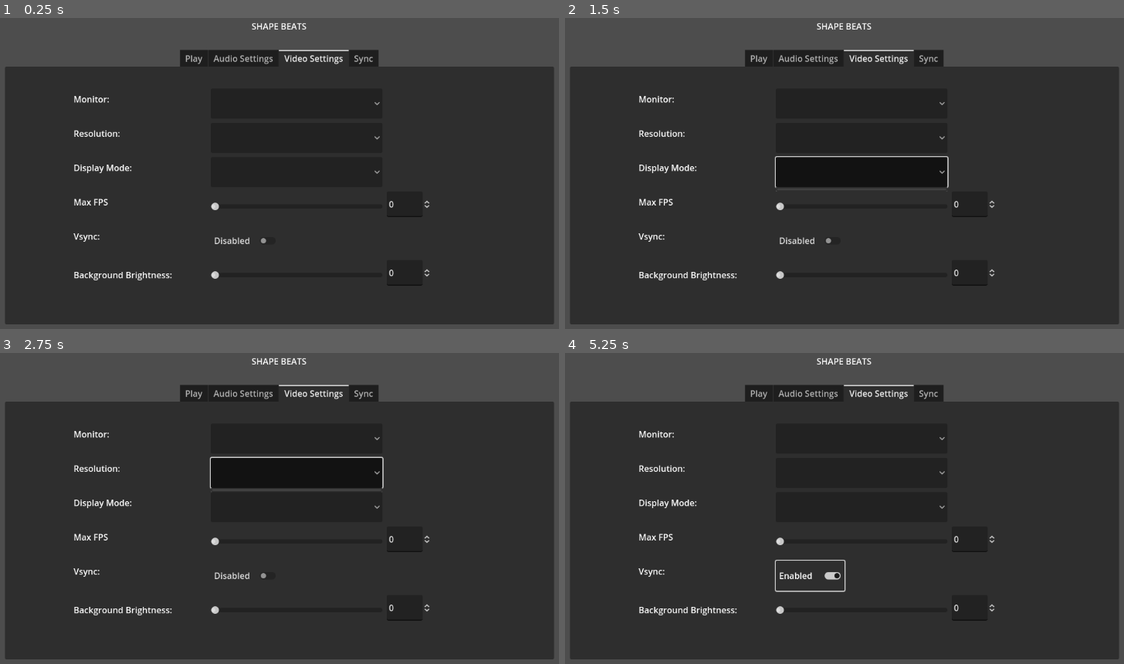
Above: before the commit, frames 1-4 (two rows, left to right).
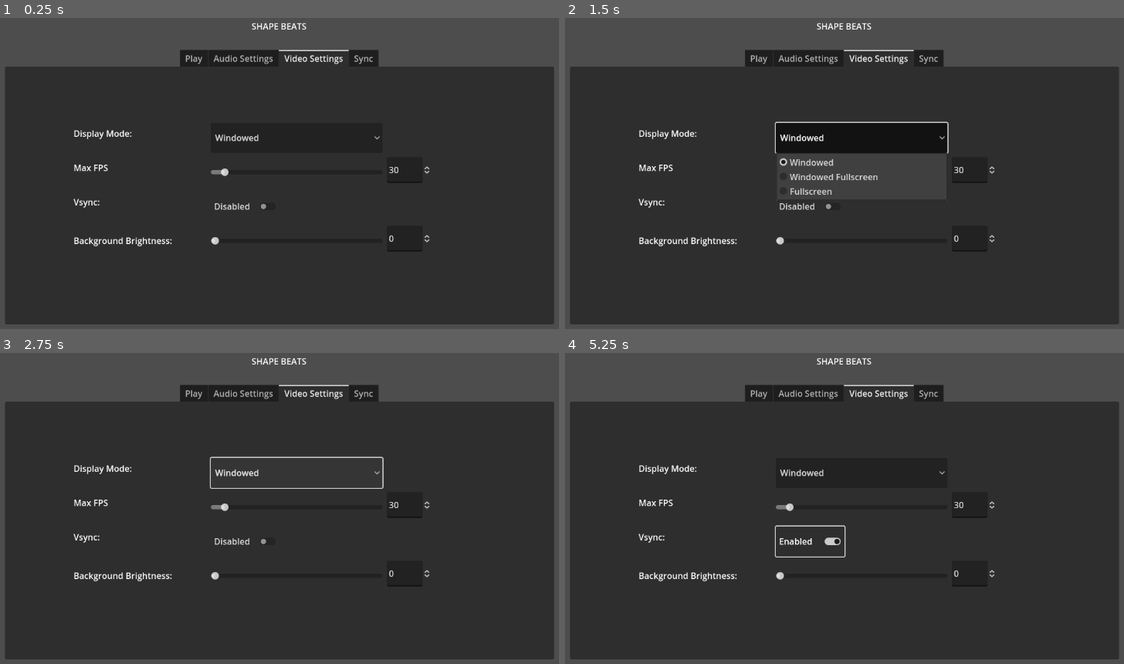
Above: after the commit, the same moments.

Repository: SucellosMusic/first-rhythm-game
Game: Godot game, scene res://Scenes/Menus/main_menu.tscn
Same seed, same stepped clock (60 frames per second), same inputs: the game is played once before the commit and once after it. This scene is started directly instead of the project's main scene.
Inputs (mouse positions are in pixels of both pictures, inside the frame that each line leads up to; where the layout moved, square brackets give the same spot in the first picture):
- Up to frame 1 (0.25 s): no input
- Up to frame 2 (1.5 s): click (861, 105) at 0.52 s; click (861, 139) [861, 173] at 1.25 s
- Up to frame 3 (2.75 s): click (296, 474) at 2.02 s
- Up to frame 4 (5.25 s): click "Disabled" at 2.75 s; click "Enabled" at 3.5 s; click (861, 474) [861, 508] at 4.25 s; click "Disabled" at 5 s

The runs differ from the first frame. In frame 1, 1.6% of the frame differs, in the area x 13-77%, y 25-87%; in frame 2, 4.8%; in frame 3, 4.5%; in frame 4, 2.0%.

Commit message:
Menus
started building menu features

Diff:
--- /dev/null
+++ b/Scenes/Menus/audio_settings.gd
@@ -0,0 +1,36 @@
+extends Control
+
+#volume
+@onready var volumeSlider : HSlider = $"Volume/Volume Setter"
+@onready var volumeDisplay : SpinBox = $"Volume/Volume Setter/Volume Display"
+
+#devices
+@onready var deviceSelector : OptionButton = $"Device Selection/Device Options"
+@onready var devicesAvailable : Array = AudioServer.get_output_device_list()
+
+
+
+
+
+func _ready() -> void:
+	for da in devicesAvailable:
+		deviceSelector.add_item(da)
+
+
+func _on_volume_setter_value_changed(value: float) -> void:
+	volumeDisplay.value = value
+	AudioServer.set_bus_volume_db(0, value)
+
+	if value == -59:
+		AudioServer.set_bus_mute(0, true)
+	else:
+		AudioServer.set_bus_mute(0, false)
+
+
+func _on_volume_display_value_changed(value: float) -> void:
+	volumeSlider.value = value
+
+
+
+func _on_device_options_item_selected(index: int) -> void:
+	AudioServer.set_output_device(devicesAvailable[index])
--- a/Scenes/Menus/main_menu.tscn
+++ b/Scenes/Menus/main_menu.tscn
@@ -1,6 +1,8 @@
-[gd_scene load_steps=2 format=3 uid="uid://i48jfqqktl3u"]
+[gd_scene load_steps=4 format=3 uid="uid://i48jfqqktl3u"]
 
-[ext_resource type="Script" path="res://Scenes/Menus/v_sync_setter.gd" id="1_yo88m"]
+[ext_resource type="Script" path="res://Scenes/Menus/audio_settings.gd" id="1_0wm25"]
+[ext_resource type="Script" path="res://Scenes/Menus/scripts/v_sync_setter.gd" id="1_yo88m"]
+[ext_resource type="Script" path="res://Scenes/Menus/video_settings.gd" id="2_bfhna"]
 
 [node name="Main Menu" type="Control"]
 layout_mode = 3
@@ -37,6 +39,7 @@
 [node name="Audio Settings" type="Control" parent="TabContainer"]
 visible = false
 layout_mode = 2
+script = ExtResource("1_0wm25")
 metadata/_tab_index = 1
 
 [node name="Volume" type="Label" parent="TabContainer/Audio Settings"]
@@ -47,6 +50,25 @@
 offset_bottom = 116.0
 text = "Music Volume:"
 
+[node name="Volume Setter" type="HSlider" parent="TabContainer/Audio Settings/Volume"]
+layout_mode = 0
+offset_left = 192.0
+offset_top = -16.0
+offset_right = 512.0
+offset_bottom = 48.0
+min_value = -60.0
+max_value = 0.0
+step = 0.1
+
+[node name="Volume Display" type="SpinBox" parent="TabContainer/Audio Settings/Volume/Volume Setter"]
+layout_mode = 0
+offset_left = 328.0
+offset_right = 411.063
+offset_bottom = 64.0
+min_value = -60.0
+max_value = 0.0
+rounded = true
+
 [node name="Device Selection" type="Label" parent="TabContainer/Audio Settings"]
 layout_mode = 0
 offset_left = 149.0
@@ -55,145 +77,114 @@
 offset_bottom = 239.0
 text = "Select Device: "
 
-[node name="Volume Setter" type="HSlider" parent="TabContainer/Audio Settings"]
+[node name="Device Options" type="OptionButton" parent="TabContainer/Audio Settings/Device Selection"]
 layout_mode = 0
-offset_left = 341.0
-offset_top = 72.0
-offset_right = 661.0
-offset_bottom = 136.0
-min_value = -60.0
-max_value = 0.0
-step = 0.1
-
-[node name="Device Options" type="OptionButton" parent="TabContainer/Audio Settings"]
-layout_mode = 0
-offset_left = 341.0
-offset_top = 200.0
-offset_right = 661.0
-offset_bottom = 264.0
+offset_left = 192.0
+offset_top = -16.0
+offset_right = 512.0
+offset_bottom = 48.0
 allow_reselect = true
-
-[node name="Volume Display" type="SpinBox" parent="TabContainer/Audio Settings"]
-layout_mode = 0
-offset_left = 669.0
-offset_top = 72.0
-offset_right = 752.063
-offset_bottom = 136.0
 
 [node name="Video Settings" type="Control" parent="TabContainer"]
 layout_mode = 2
+script = ExtResource("2_bfhna")
 metadata/_tab_index = 2
-
-[node name="Monitor" type="Label" parent="TabContainer/Video Settings"]
-layout_mode = 0
-offset_left = 128.0
-offset_top = 49.0
-offset_right = 203.0
-offset_bottom = 72.0
-text = "Monitor: "
-
-[node name="Resolution" type="Label" parent="TabContainer/Video Settings"]
-layout_mode = 0
-offset_left = 128.0
-offset_top = 113.0
-offset_right = 224.0
-offset_bottom = 149.0
-text = "Resolution:"
 
 [node name="Display Mode" type="Label" parent="TabContainer/Video Settings"]
 layout_mode = 0
 offset_left = 128.0
-offset_top = 177.0
+offset_top = 113.0
 offset_right = 237.0
-offset_bottom = 205.0
+offset_bottom = 141.0
 text = "Display Mode:"
+
+[node name="Mode Options" type="OptionButton" parent="TabContainer/Video Settings/Display Mode"]
+layout_mode = 0
+offset_left = 256.0
+offset_top = -8.0
+offset_right = 576.0
+offset_bottom = 48.0
+item_count = 3
+popup/item_0/text = "Windowed"
+popup/item_1/text = "Windowed Fullscreen"
+popup/item_1/id = 1
+popup/item_2/text = "Fullscreen"
+popup/item_2/id = 2
 
 [node name="Mas FPS" type="Label" parent="TabContainer/Video Settings"]
 layout_mode = 0
 offset_left = 128.0
-offset_top = 241.0
+offset_top = 177.0
 offset_right = 196.0
-offset_bottom = 265.0
+offset_bottom = 201.0
 text = "Max FPS"
+
+[node name="MaxFPS Setter" type="HSlider" parent="TabContainer/Video Settings/Mas FPS"]
+layout_mode = 0
+offset_left = 256.0
+offset_top = -8.0
+offset_right = 576.0
+offset_bottom = 48.0
+max_value = 500.0
+rounded = true
+
+[node name="MaxFPS Display" type="SpinBox" parent="TabContainer/Video Settings/Mas FPS/MaxFPS Setter"]
+layout_mode = 0
+offset_left = 328.0
+offset_right = 411.063
+offset_bottom = 48.0
+max_value = 500.0
+rounded = true
 
 [node name="Vsync" type="Label" parent="TabContainer/Video Settings"]
 layout_mode = 0
 offset_left = 128.0
-offset_top = 305.0
+offset_top = 241.0
 offset_right = 182.0
-offset_bottom = 329.0
+offset_bottom = 265.0
 text = "Vsync:"
+
+[node name="VSync Setter" type="CheckButton" parent="TabContainer/Video Settings/Vsync"]
+layout_mode = 0
+offset_left = 256.0
+offset_top = -8.0
+offset_right = 384.0
+offset_bottom = 48.0
+script = ExtResource("1_yo88m")
 
 [node name="Background Brightness" type="Label" parent="TabContainer/Video Settings"]
 layout_mode = 0
 offset_left = 128.0
-offset_top = 377.0
-offset_right = 308.0
-offset_bottom = 400.0
+offset_top = 313.0
+offset_right = 312.0
+offset_bottom = 336.0
 text = "Background Brightness:"
 
-[node name="Monitor Options" type="OptionButton" parent="TabContainer/Video Settings"]
+[node name="Background Brightness Setter" type="HSlider" parent="TabContainer/Video Settings/Background Brightness"]
 layout_mode = 0
-offset_left = 384.0
-offset_top = 41.0
-offset_right = 704.0
-offset_bottom = 97.0
-
-[node name="Resolution Options" type="OptionButton" parent="TabContainer/Video Settings"]
-layout_mode = 0
-offset_left = 384.0
-offset_top = 105.0
-offset_right = 704.0
-offset_bottom = 161.0
-
-[node name="Mode Options" type="OptionButton" parent="TabContainer/Video Settings"]
-layout_mode = 0
-offset_left = 384.0
-offset_top = 169.0
-offset_right = 704.0
-offset_bottom = 225.0
-
-[node name="MaxFPS Setter" type="HSlider" parent="TabContainer/Video Settings"]
-layout_mode = 0
-offset_left = 384.0
-offset_top = 233.0
-offset_right = 704.0
-offset_bottom = 289.0
-max_value = 500.0
+offset_left = 256.0
+offset_top = -16.0
+offset_right = 576.0
+offset_bottom = 40.0
 rounded = true
 
-[node name="VSync Setter" type="CheckButton" parent="TabContainer/Video Settings"]
+[node name="Background Brightness Display" type="SpinBox" parent="TabContainer/Video Settings/Background Brightness/Background Brightness Setter"]
 layout_mode = 0
-offset_left = 384.0
-offset_top = 297.0
-offset_right = 512.0
-offset_bottom = 353.0
-script = ExtResource("1_yo88m")
-
-[node name="Background Brightness Setter" type="HSlider" parent="TabContainer/Video Settings"]
-layout_mode = 0
-offset_left = 384.0
-offset_top = 361.0
-offset_right = 704.0
-offset_bottom = 417.0
-
-[node name="MaxFPS Display" type="SpinBox" parent="TabContainer/Video Settings"]
-layout_mode = 0
-offset_left = 712.0
-offset_top = 233.0
-offset_right = 795.063
-offset_bottom = 281.0
-
-[node name="Background Brightness Display" type="SpinBox" parent="TabContainer/Video Settings"]
-layout_mode = 0
-offset_left = 712.0
-offset_top = 361.0
-offset_right = 795.063
-offset_bottom = 409.0
+offset_left = 328.0
+offset_right = 411.063
+offset_bottom = 48.0
+rounded = true
 
 [node name="Sync" type="Control" parent="TabContainer"]
 visible = false
 layout_mode = 2
 metadata/_tab_index = 3
 
-[connection signal="toggled" from="TabContainer/Video Settings/VSync Setter" to="TabContainer/Video Settings/VSync Setter" method="_on_toggled"]
+[connection signal="value_changed" from="TabContainer/Audio Settings/Volume/Volume Setter" to="TabContainer/Audio Settings" method="_on_volume_setter_value_changed"]
+[connection signal="value_changed" from="TabContainer/Audio Settings/Volume/Volume Setter/Volume Display" to="TabContainer/Audio Settings" method="_on_volume_display_value_changed"]
+[connection signal="item_selected" from="TabContainer/Audio Settings/Device Selection/Device Options" to="TabContainer/Audio Settings" method="_on_device_options_item_selected"]
+[connection signal="item_selected" from="TabContainer/Video Settings/Display Mode/Mode Options" to="TabContainer/Video Settings" method="_on_mode_options_item_selected"]
+[connection signal="value_changed" from="TabContainer/Video Settings/Mas FPS/MaxFPS Setter" to="TabContainer/Video Settings" method="_on_max_fps_setter_value_changed"]
+[connection signal="value_changed" from="TabContainer/Video Settings/Mas FPS/MaxFPS Setter/MaxFPS Display" to="TabContainer/Video Settings" method="_on_max_fps_display_value_changed"]
+[connection signal="toggled" from="TabContainer/Video Settings/Vsync/VSync Setter" to="TabContainer/Video Settings" method="_on_v_sync_setter_toggled"]
+[connection signal="toggled" from="TabContainer/Video Settings/Vsync/VSync Setter" to="TabContainer/Video Settings/Vsync/VSync Setter" method="_on_toggled"]
--- a/Scenes/Menus/v_sync_setter.gd
+++ b/Scenes/Menus/scripts/v_sync_setter.gd
@@ -7,14 +7,7 @@
 	else:
 		self.text = "Disabled"
 
-# Called every frame. 'delta' is the elapsed time since the previous frame.
-func _process(delta: float) -> void:
-	pass
-
-
-
-
-func _on_toggled(toggled_on: bool) -> void:
+func _on_toggled(_toggled_on: bool) -> void:
 	if self.button_pressed == true:
 		self.text = "Enabled"
 	else:
--- /dev/null
+++ b/Scenes/Menus/video_settings.gd
@@ -0,0 +1,42 @@
+extends Control
+
+#mode
+@onready var windowModeSelect : OptionButton = $"Display Mode/Mode Options"
+
+#fps
+@onready var maxFPSSlider : HSlider = $"Mas FPS/MaxFPS Setter"
+@onready var maxFPSDisplay : SpinBox = $"Mas FPS/MaxFPS Setter/MaxFPS Display"
+
+#vsync
+@onready var vsyncToggle : CheckButton = $"Vsync/VSync Setter"
+
+# Called when the node enters the scene tree for the first time.
+func _ready() -> void:
+	windowModeSelect.selected = 0
+	maxFPSSlider.value = 30
+	vsyncToggle.set_pressed(false)
+
+
+func _on_mode_options_item_selected(index: int) -> void:
+	match index:
+		0:
+			DisplayServer.window_set_mode(0)
+		1:
+			DisplayServer.window_set_mode(2)
+		2:
+			DisplayServer.window_set_mode(3)
+
+
+func _on_max_fps_setter_value_changed(value: float) -> void:
+	Engine.set_max_fps(value)
+	maxFPSDisplay.value = value
+
+func _on_max_fps_display_value_changed(value: float) -> void:
+	maxFPSSlider.value = value
+
+
+func _on_v_sync_setter_toggled(toggled_on: bool) -> void:
+	if toggled_on == false:
+		DisplayServer.window_set_vsync_mode(0)
+	else:
+		DisplayServer.window_set_vsync_mode(1)
--- a/project.godot
+++ b/project.godot
@@ -18,6 +18,7 @@
 [display]
 
 window/stretch/mode="viewport"
+window/vsync/vsync_mode=0
 
 [input]
 
